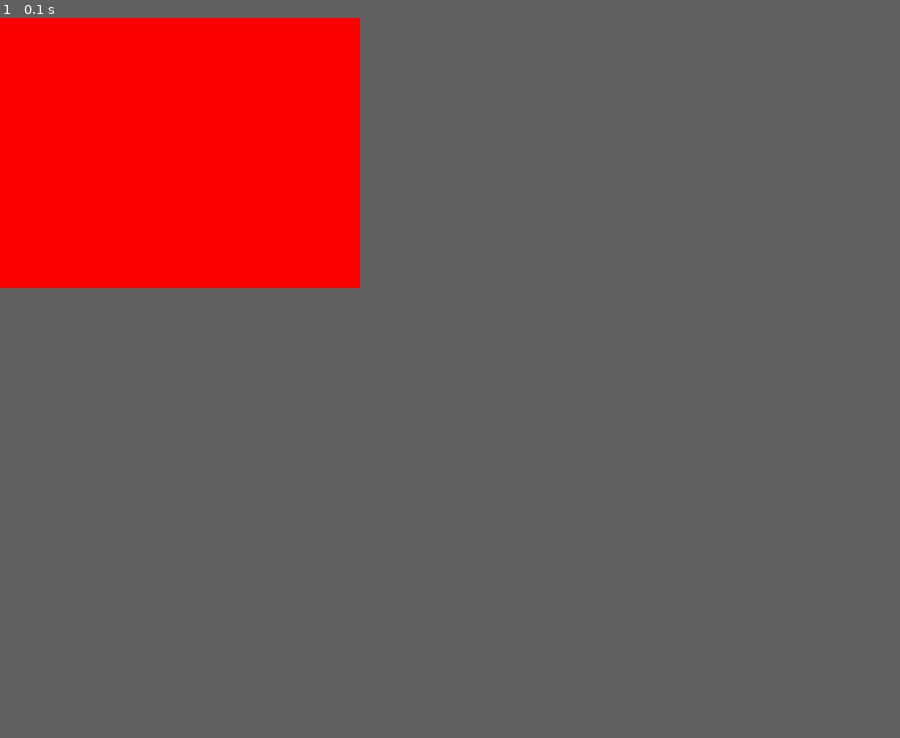
Above: before the commit, frame 1.
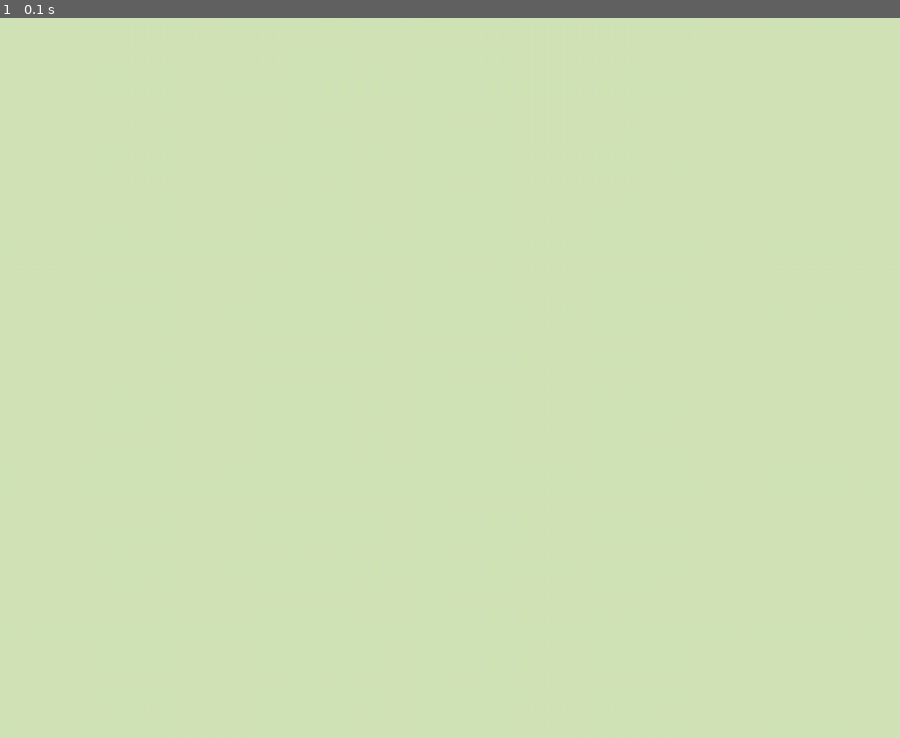
Above: after the commit, the same moment.

Repository: Andreysokol2/pyGAME-PROJECT
Game: pygame game, started from main.py
Same seed, same stepped clock (60 frames per second), same inputs: the game is played once before the commit and once after it.
Inputs:
- Up to frame 1 (0.1 s): no input
In our replay, the window is 360x270 before the commit and 900x720 after it. These sizes can differ from the game's own. Grey fills any space a smaller window leaves; there, only what the larger window draws over its background counts as a difference.

The runs differ from the first frame. In frame 1, 15% of the frame differs, in the area x 0-40%, y 0-38%.

Commit message:
Two commit

Diff:
--- a/game_functions.py
+++ b/game_functions.py
@@ -2,7 +2,7 @@
 import sys
 
 def update_screen(screen):
-    screen_color = (255, 0, 0)
+    screen_color = (210,229,184)
 
     screen.fill(screen_color)
 
@@ -12,3 +12,24 @@
     for event in pygame.event.get():
         if event.type == pygame.QUIT:
             sys.exit()
+
+        if event.type == pygame.KEYDOWN:
+            if event.key == pygame.K_w:
+                print('w')
+            if event.key == pygame.K_s:
+                print('s')
+            if event.key == pygame.K_a:
+                print('a')
+            if event.key == pygame.K_d:
+                print('d')
+            if event.key == pygame.K_q:
+                sys.exit()
+        if event.type == pygame.KEYUP:
+            if event.key == pygame.K_w:
+                print('w')
+            if event.key == pygame.K_s:
+                print('s')
+            if event.key == pygame.K_a:
+                print('a')
+            if event.key == pygame.K_d:
+                print('d')
--- a/main.py
+++ b/main.py
@@ -1,10 +1,13 @@
 import pygame
 import game_functions as gf
+from player import Player
 
 pygame.init()
 
-screen = pygame.display.set_mode((400, 300))
+screen = pygame.display.set_mode((1000, 800))
 pygame.display.set_caption('pygame_game')
+
+player = Player(screen)
 
 while True:
     gf.update_screen(screen)
--- /dev/null
+++ b/player.py
@@ -0,0 +1,15 @@
+import pygame
+
+class Player():
+
+
+    def __init__(self, screen):
+        self.screen = screen
+        self.screen_rect = self.screen.get_rect()
+
+
+
+        self.TOP = False
+        self.DOWN = False
+        self.RIGHT = False
+        self.LEFT = False
Not shown, added: .gitignore
